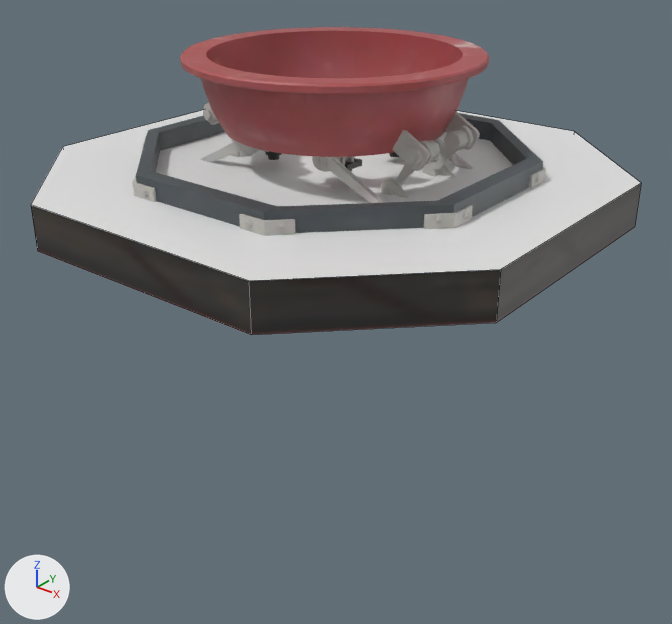
What one commit did to the Blender file models/editor/retro/floor_button/ball_button.blend.
One viewpoint serves both versions: a camera (50 mm lens) standing at (103.0, -128.4, 57.7) and looking at (1.5, -1.5, -21.0). Lighting does not change. The marker at lower left points along +X, +Y and +Z. Mesh edges are drawn as thin lines on the coarser meshes.

Objects in the first picture: '50s_case', 'underground_ball_button_model'.
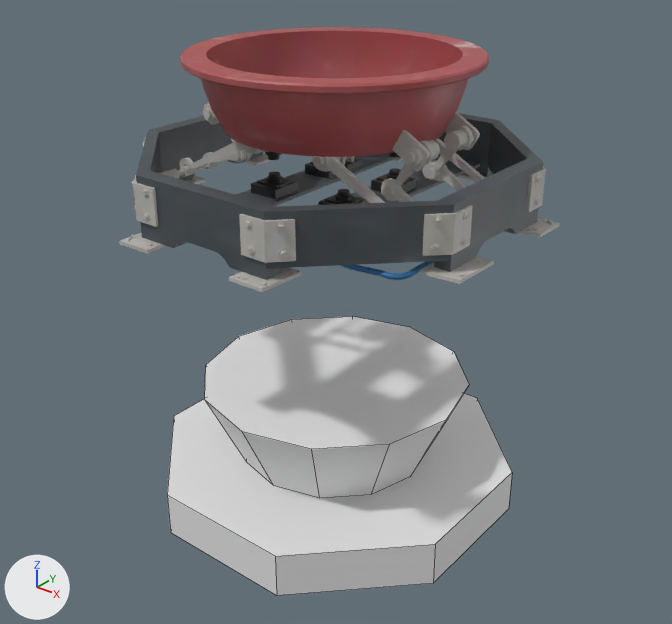
Boxes [x1, y1, x2, y2] around the edits, measured in the pictures (672 x 624 px):
'50s_case', hidden
    before: [31, 110, 641, 335]
'70s_selection', added
    after: [167, 316, 512, 595]

The edits, one by one:
Material 'selection' (mat_selection) is new.
Its base color is (0.8, 0.8, 0.8) (white #e7e7e7).
me_plane has 16 vertices, 10 faces and spans x -48.0..48.0, y -48.0..48.0, z 0.0..8.0.
me_plane is used by ob_50s_case; location (0.0, 0.0, 0.0).
Part 1, on me_plane:
Vertex 0 of me_plane moves from (24.0, -48.0, 8.0) at pixel (248, 280) to (22.0, -42.0, 8.0).
Vertex 1 of me_plane moves from (48.0, -24.0, 8.0) at pixel (500, 269) to (42.0, -22.0, 8.0).
Vertex 2 of me_plane moves from (48.0, 24.0, 8.0) at pixel (641, 182) to (42.0, 22.0, 8.0).
Vertex 3 of me_plane moves from (24.0, 48.0, 8.0) at pixel (574, 131) to (22.0, 42.0, 8.0).
Vertex 4 of me_plane moves from (-24.0, 48.0, 8.0) to (-22.0, 42.0, 8.0).
Vertex 5 of me_plane moves from (-48.0, 24.0, 8.0) to (-42.0, 22.0, 8.0).
Vertex 6 of me_plane moves from (-48.0, -24.0, 8.0) at pixel (62, 146) to (-42.0, -22.0, 8.0).
Vertex 7 of me_plane moves from (-24.0, -48.0, 8.0) at pixel (30, 204) to (-22.0, -42.0, 8.0).
Vertex 8 of me_plane moves from (24.0, -48.0, 0.0) at pixel (251, 334) to (22.0, -42.0, 0.0).
Vertex 9 of me_plane moves from (48.0, -24.0, 0.0) at pixel (496, 322) to (42.0, -22.0, 0.0).
Vertex 10 of me_plane moves from (48.0, 24.0, 0.0) at pixel (634, 226) to (42.0, 22.0, 0.0).
Vertex 11 of me_plane moves from (24.0, 48.0, 0.0) to (22.0, 42.0, 0.0) at pixel (547, 174).
Vertex 12 of me_plane moves from (-24.0, 48.0, 0.0) to (-22.0, 42.0, 0.0).
Vertex 13 of me_plane moves from (-48.0, 24.0, 0.0) to (-42.0, 22.0, 0.0).
Vertex 14 of me_plane moves from (-48.0, -24.0, 0.0) to (-42.0, -22.0, 0.0).
Vertex 15 of me_plane moves from (-24.0, -48.0, 0.0) at pixel (37, 251) to (-22.0, -42.0, 0.0).
Mesh me_plane_002 is new.
It has 40 vertices, 23 faces and spans x -34.3..34.3, y -34.3..34.3, z -61.5..-36.0.
It uses material mat_selection (white #e7e7e7).
Object '50s_case' (ob_50s_case) is now hidden.
Object '70s_selection' (ob_70s_selection) is new; it shows me_plane_002.
Its location is (0.0, 0.0, 0.0).
